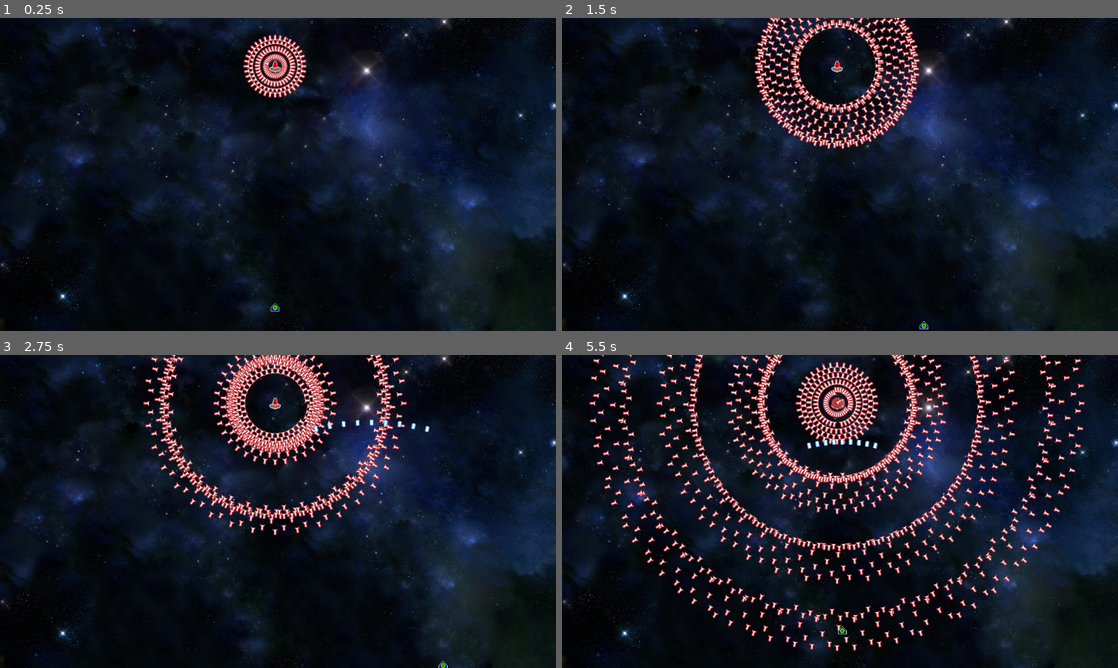
Above: before the commit, frames 1-4 (two rows, left to right).
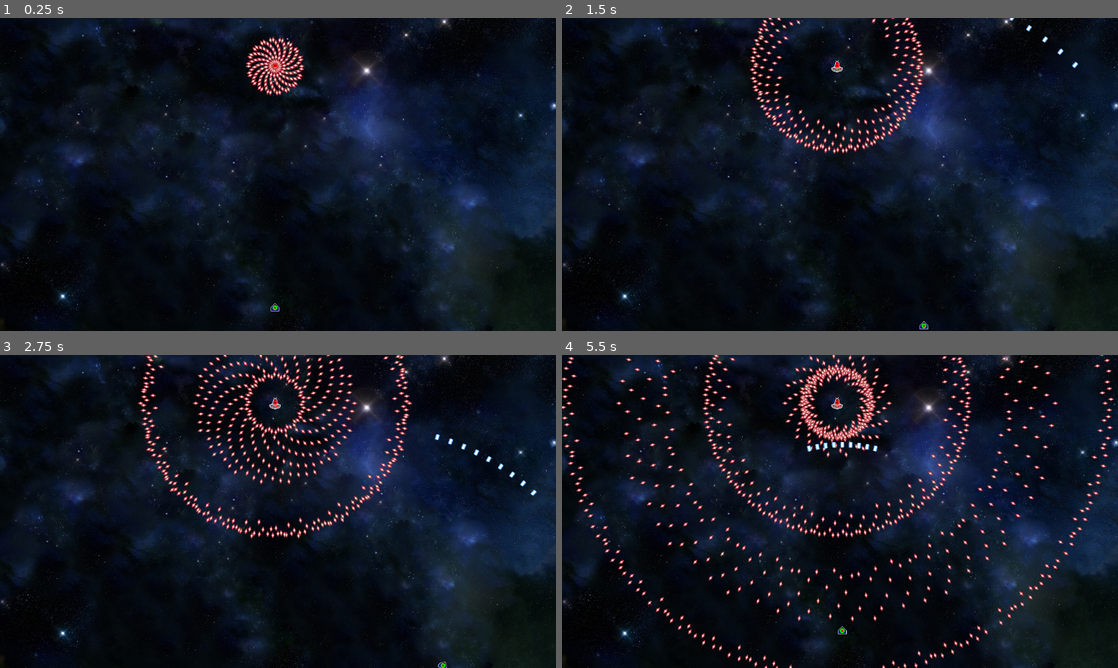
Above: after the commit, the same moments.

Repository: VSocks/bullet-hell-game
Game: Godot game, scene res://scenes/main.tscn
The game is run twice, just before and just after one commit, with the same random seed, the same clock (stepped at 60 frames per second) and the same inputs.
Inputs:
- Up to frame 1 (0.25 s): no input
- Up to frame 2 (1.5 s): hold Right (move_right) 0.53-1.28 s; tap Z (shoot) at 0.6 s; hold Down (move_down) from 1.28 s (still down); tap Shift (focus) at 1.35 s
- Up to frame 3 (2.75 s): tap Z (shoot) at 1.55, 2.1 s; release Down (move_down) at 2.03 s; hold Right (move_right) from 2.03 s (still down)
- Up to frame 4 (5.5 s): release Right (move_right) at 2.78 s; hold Up (move_up) 2.78-3.53 s; tap Z (shoot) at 2.85, 3.8, 4.35, 5.1 s; hold Left (move_left) 3.53-5.03 s; tap Shift (focus) at 3.6 s; hold Down (move_down) from 5.03 s (still down)

The runs differ from the first frame. In frame 1, 1.5% of the frame differs, in the area x 43-56%, y 5-26%; in frame 2, 5.2%; in frame 3, 9.4%; in frame 4, 17%, in the area x 0-100%, y 0-100%.

Commit message:
algumas modificações no código da bala do jogador. implementada rotação para jogador e para os tiros dependendo da direção do jogador.

Diff:
--- a/scenes/player_bullet_laser.tscn
+++ b/scenes/player_bullet_laser.tscn
@@ -21,11 +21,10 @@
 [node name="VisibleOnScreenNotifier2D" type="VisibleOnScreenNotifier2D" parent="."]
 scale = Vector2(0.4, 0.6)
 
-[node name="LaserSound" type="AudioStreamPlayer" parent="."]
+[node name="BulletSound" type="AudioStreamPlayer" parent="."]
 stream = ExtResource("3_evdtg")
 volume_db = -25.0
 pitch_scale = 1.5
-autoplay = true
 
 [connection signal="body_entered" from="." to="." method="_on_body_entered"]
 [connection signal="screen_exited" from="VisibleOnScreenNotifier2D" to="." method="_on_screen_exited"]
--- a/scripts/boss_attack_spiral.gd
+++ b/scripts/boss_attack_spiral.gd
@@ -2,12 +2,12 @@
 
 var is_attacking : bool = false
 var burst_count : int = 0
-var max_burst_shots : int = 12
-var shot_interval : float = 0.05
+var max_burst_shots : int = 16
+var shot_interval : float = 0.025
 var cooldown : float = 1
 var total_cycle_time : float = (max_burst_shots * shot_interval) + cooldown + 0.1
 
-var bullet_count : int = 36
+var bullet_count : int = 18
 var angle : float = 0.0
 var angle_increment : float = 20
 
@@ -19,9 +19,9 @@
 func _process(_delta):
 	var bullets = get_tree().get_nodes_in_group("enemy_bullets")
 	for bullet in bullets:
-		bullet.speed -= 8
-		if bullet.speed <= -120:
-			bullet.speed = 280
+		bullet.speed -= 10
+		if bullet.speed <= -180:
+			bullet.speed = 380
 
 func start_attack():
 	is_attacking = true
--- a/scripts/bullet_pool.gd
+++ b/scripts/bullet_pool.gd
@@ -1,18 +1,20 @@
 extends Node
 
-var bullet_scene : PackedScene = preload("res://scenes/enemy_bullet_missile.tscn")
-var pool_size : int = 600
+var bullet_scene : PackedScene = preload("res://scenes/enemy_bullet_diamond.tscn")
+var pool_size : int = 700
 var available_bullets : Array = []
 var expansion : int = 0
+var this_level : Node
 
 
 func _ready():
+	this_level = get_tree().current_scene
 	for i in range(pool_size):
 		var bullet = bullet_scene.instantiate()
 		bullet.visible = false
 		bullet.process_mode = Node.PROCESS_MODE_DISABLED
-		if get_tree().current_scene:
-			get_tree().current_scene.add_child(bullet)
+		if this_level:
+			this_level.add_child(bullet)
 		else:
 			add_child(bullet) # Fallback
 			#print("Error, could not get tree")
@@ -32,8 +34,8 @@
 	var bullet : Area2D
 	if available_bullets.is_empty():
 		bullet = bullet_scene.instantiate()
-		if get_tree().current_scene:
-			get_tree().current_scene.add_child(bullet)
+		if this_level:
+			this_level.add_child(bullet)
 		else:
 			add_child(bullet) # Fallback
 			#print("Error, could not get tree")
--- a/scripts/player.gd
+++ b/scripts/player.gd
@@ -15,16 +15,20 @@
 
 
 func _process(_delta):
+	get_input()
+	move_and_slide()
+
+
+func get_input():
+	var direction = Input.get_vector("move_left", "move_right", "move_up", "move_down")
+	var rotation_direction = Input.get_axis("move_left", "move_right")
+	velocity = direction * speed
+	rotation = rotation_direction * deg_to_rad(30)
+
 	if Input.is_action_just_pressed("focus"):
 		speed = 80
 	elif Input.is_action_just_released("focus"):
 		speed = 240
-
-
-	var direction = Input.get_vector("move_left", "move_right", "move_up", "move_down")
-	velocity = direction * speed
-	move_and_slide()
-
 
 	if Input.is_action_just_pressed("shoot"):
 		current_attack.start_attack()
--- a/scripts/player_attack_laser.gd
+++ b/scripts/player_attack_laser.gd
@@ -5,6 +5,8 @@
 var spread_angle : float
 var bullet_count : int = 9
 var fire_rate : float = 0.05
+var speed : int = 800
+
 
 @onready var fire_rate_timer = $FireRateTimer
 
@@ -21,18 +23,15 @@
 
 
 func shoot():
-	var angle_step = spread_angle / (bullet_count - 1) if bullet_count > 1 else 0
-	var start_angle = -spread_angle / 2
+	var attack_rotation = get_parent().rotation
+	var angle_step = spread_angle / (bullet_count - 1)
+	var start_angle = (-spread_angle / 2) + attack_rotation
 	for i in range(bullet_count):
 		var current_angle = start_angle + (angle_step * i)
 		var direction = Vector2(0, -1).rotated(current_angle)
 		var bullet = bullet_scene_laser.instantiate()
-		bullet.global_position = global_position
-		bullet.global_position.y -= 10
-		bullet.direction = direction
-		bullet.speed = 800
-		bullet.rotation = direction.angle() + PI /2
 		get_tree().current_scene.add_child(bullet)
+		bullet.initialize(global_position, direction, speed, direction.angle())
 
 
 func _on_fire_rate_timer_timeout():
--- a/scripts/player_bullet_basic.gd
+++ b/scripts/player_bullet_basic.gd
@@ -13,6 +13,15 @@
 	position += direction * speed * delta
 
 
+func initialize(_position, _direction, _speed, _angle):
+	add_to_group("player_bullets")
+	position = _position
+	direction = _direction
+	speed = _speed
+	rotation = _angle + PI /2
+	$BulletSound.play()
+
+
 func _on_body_entered(hitbox):
 	if hitbox.is_in_group("enemies"):
 		hitbox.take_damage(damage)
